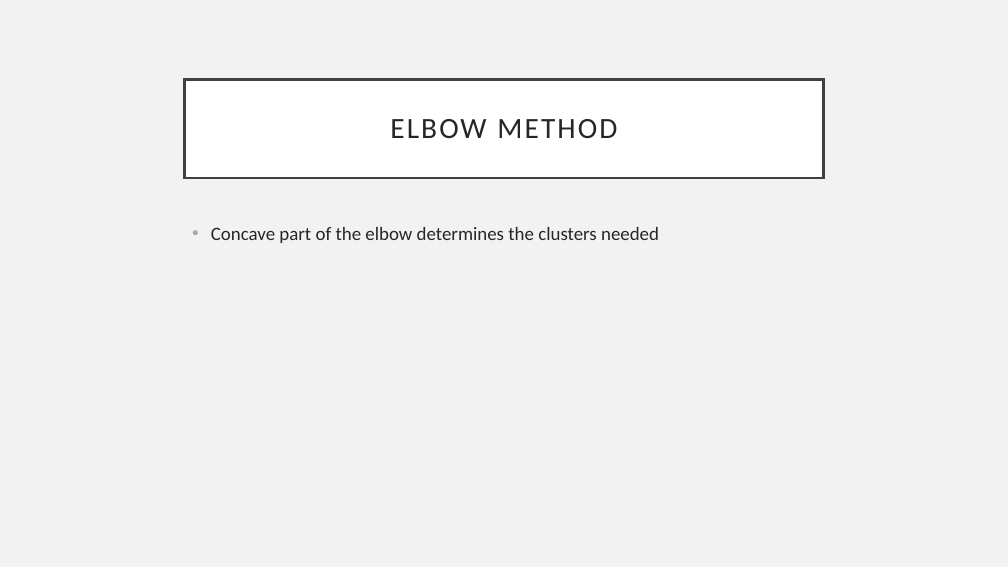
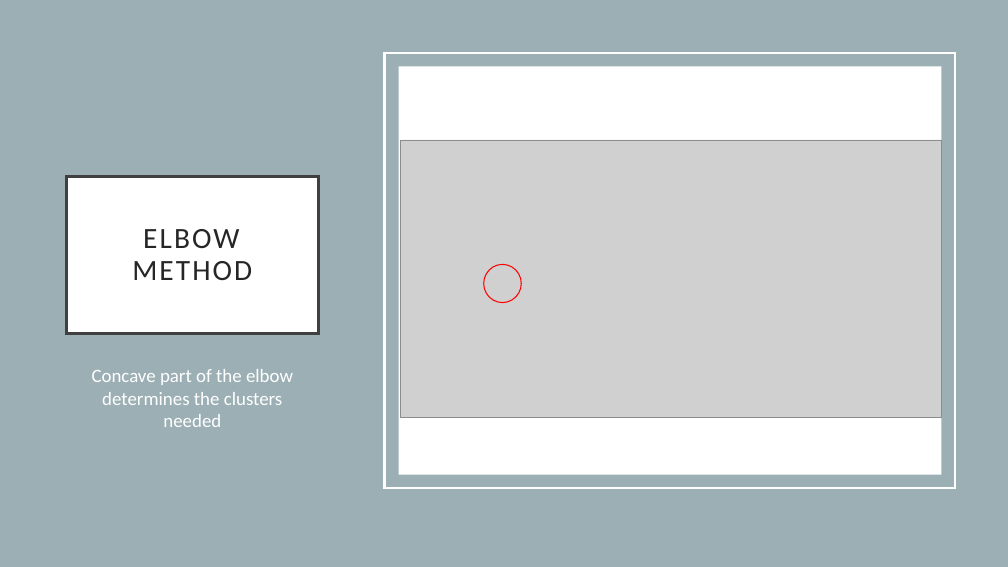
Before and after one commit to staceywai/Final-Project, a slide deck: slide 7 of Final Project.pptx. Drawn at 1008x567 pixels with LibreOffice and Linux fonts; fonts in the diff are those of the drawing; grey boxes stand for pictures. Boxes give left, top, right and bottom in pixels: in the first picture for what was removed or moved away, otherwise in the second. Text is boxed around its words. In the diff, an @@ line names an element or a change of style, - is before the commit and + after.

Commit message:
added images to elbow & parallel coord slides

```diff
--- a/Final Project.pptx
+++ b/Final Project.pptx
@@ background #F2F2F2 to #FFFFFF @@
@@ rectangle added at (x1=0, y1=0, x2=1008, y2=567), fill #9BAFB5 @@
@@ rectangle added at (x1=385, y1=53, x2=955, y2=488), outline #FFFFFF 2.5 pt @@
@@ rectangle added at (x1=399, y1=67, x2=941, y2=475), fill #FFFFFF @@
@@ picture added at (x1=401, y1=140, x2=942, y2=417) @@
@@ title "ELBOW METHOD" resized from (x1=185, y1=79, x2=823, y2=178) to (x1=67, y1=176, x2=318, y2=333) @@
@@ ellipse added at (x1=484, y1=265, x2=522, y2=303), outline #FF0000 1 pt @@
@@ text "Concave part of the elbow ..." moved from (x1=211, y1=227, x2=659, y2=243) to (x1=92, y1=369, x2=293, y2=427) @@
@@ text "Concave part of the elbow ..." at (x1=92, y1=369, x2=293, y2=427): text colour #262626 to #FFFFFF; alignment left to centre; bullet • to none @@
```
Also in this commit, not shown: 1 other slide changed.
